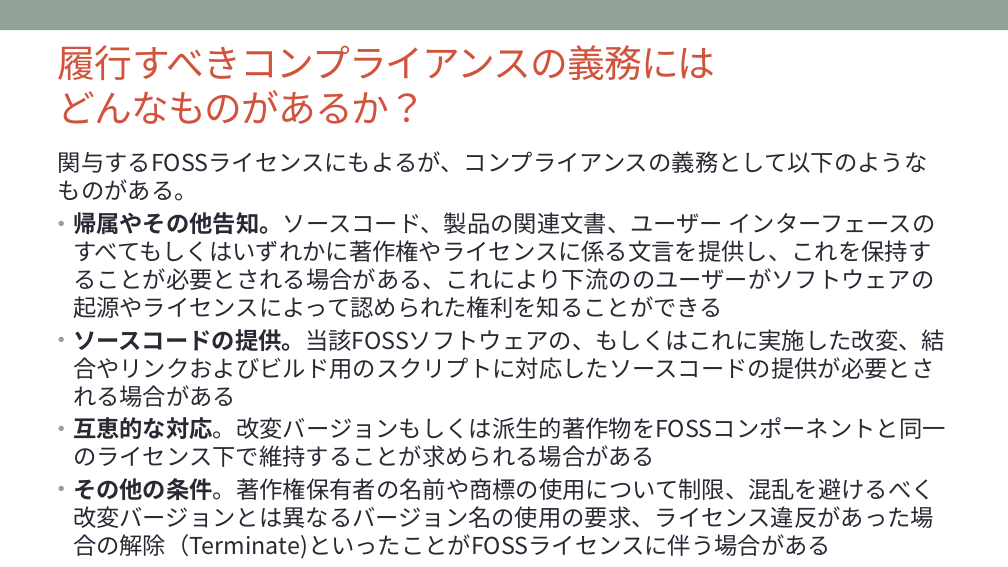
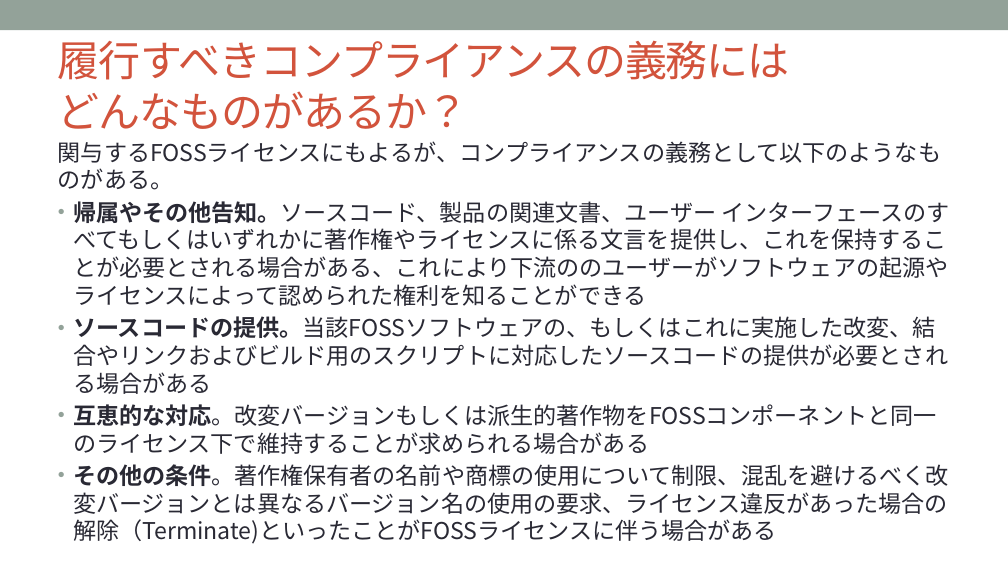
Before and after one commit to OpenChain-Project/Curriculum-Translation-JP, a slide deck: slide 27 of REVIEW/Version_for_v1.1/openchain-curriculum-for-1-1_JP_review_tani.pptx (slide 28 before the commit). Drawn at 1008x567 pixels with LibreOffice and Linux fonts; fonts in the diff are those of the drawing; background and template pictures are left out. Boxes give left, top, right and bottom in pixels: in the first picture for what was removed or moved away, otherwise in the second. Text is boxed around its words. In the diff, an @@ line names an element or a change of style, - is before the commit and + after.

```diff
--- a/REVIEW/Version_for_v1.1/openchain-curriculum-for-1-1_JP_review_tani.pptx
+++ b/REVIEW/Version_for_v1.1/openchain-curriculum-for-1-1_JP_review_tani.pptx
@@ title "履行すべきコンプライアンスの義務には どんなものがあるか？" at (x1=58, y1=41, x2=790, y2=129): size 36 to 40 pt @@
@@ text "関与するFOSSライセンスにもよるが、コンプライアンスの義務として以下のようなものがある。" moved from (x1=58, y1=151, x2=946, y2=559) to (x1=58, y1=141, x2=949, y2=544) @@
@@ text "関与するFOSSライセンスにもよるが、コンプライアンスの義務として以下のようなものがある。" at (x1=58, y1=141, x2=949, y2=544): size 22.2 to 22 pt @@
```
Also in this commit, not shown: 46 other slides changed, 2 slides removed.
